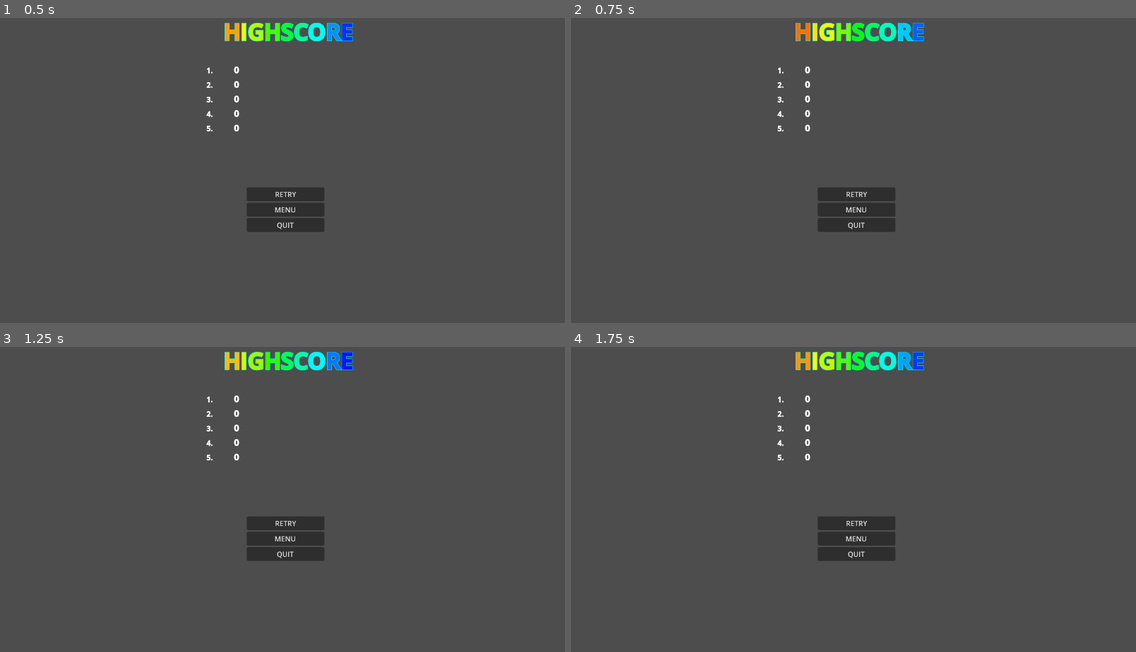
Above: before the commit, frames 1-4 (two rows, left to right).
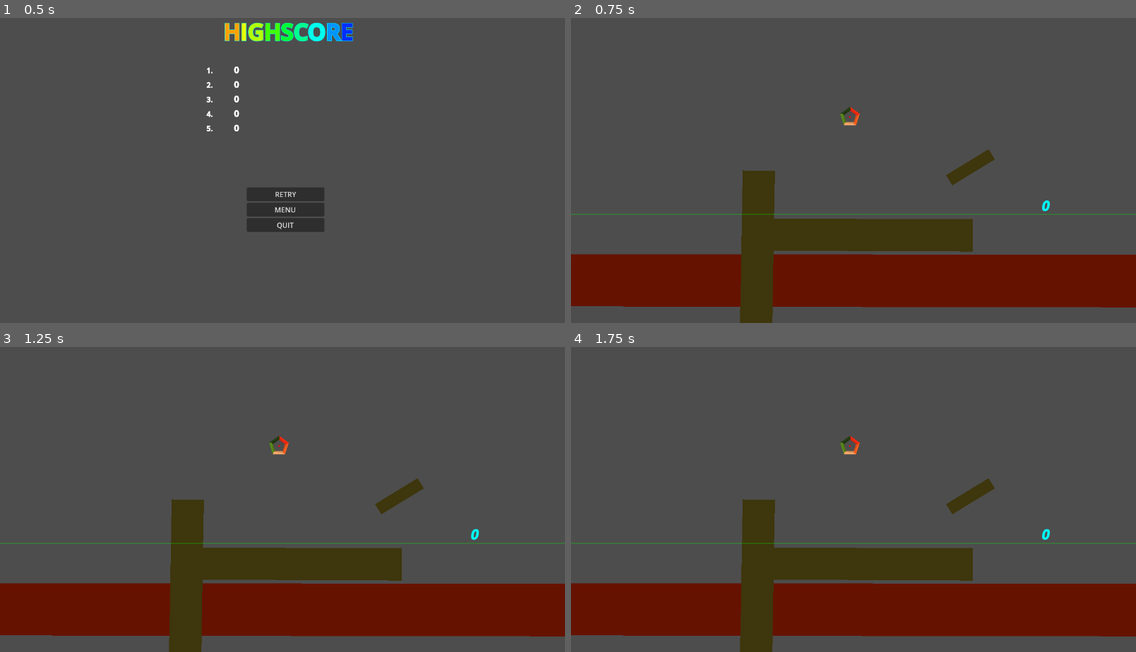
Above: after the commit, the same moments.

Repository: CodyI20/stacking-boxes
Game: Godot game, scene res://Scenes/highscore.tscn
Same seed, same stepped clock (60 frames per second), same inputs: the game is played once before the commit and once after it. This scene is started directly instead of the project's main scene. The engine's default icon, where the game draws it, is replaced by a stand-in: a white triangle on a blue panel in a dark square.
Inputs (mouse positions are in pixels of both pictures, inside the frame that each line leads up to):
- Up to frame 1 (0.5 s): no input
- Up to frame 2 (0.75 s): click "RETRY" at 0.5 s
- Up to frame 3 (1.25 s): no input
- Up to frame 4 (1.75 s): click (859, 523) at 1.25 s, where only the run before the commit has a clickable "RETRY"

Frame 1 is identical in both runs. In frame 2, 26% of the frame differs, in the area x 0-100%, y 1-100%; in frame 3, 26%; in frame 4, 26%.

Commit message:
Small update
 - Added two separate functions in Utility.gd for:
 1) Restarting the current scene
 2) Retrying the first level

Diff:
--- a/GDScripts/Global/Utility.gd
+++ b/GDScripts/Global/Utility.gd
@@ -15,10 +15,13 @@
 func toggle_options_menu(is_active : bool) -> void:
 	Events.options_menu_toggle.emit(is_active)
 
-func retry_level() -> void:
+func reload_scene() -> void:
 	MatchData.reset_score()
 	get_tree().paused = false
 	get_tree().reload_current_scene()
+
+func retry_level() -> void:
+	get_tree().call_deferred("change_scene_to_file", "res://Scenes/game.tscn")
 
 func go_to_high_score_scene() -> void:
 	get_tree().call_deferred("change_scene_to_file", "res://Scenes/highscore.tscn")
--- a/GDScripts/highscore.gd
+++ b/GDScripts/highscore.gd
@@ -1,5 +1,4 @@
 extends Control
-
 
 
 func _on_retry_button_pressed() -> void:
--- a/GDScripts/pause_menu.gd
+++ b/GDScripts/pause_menu.gd
@@ -25,7 +25,7 @@
 
 
 func _on_restart_button_pressed() -> void:
-	Utility.retry_level()
+	Utility.reload_scene()
 
 
 func _on_options_button_pressed() -> void:
